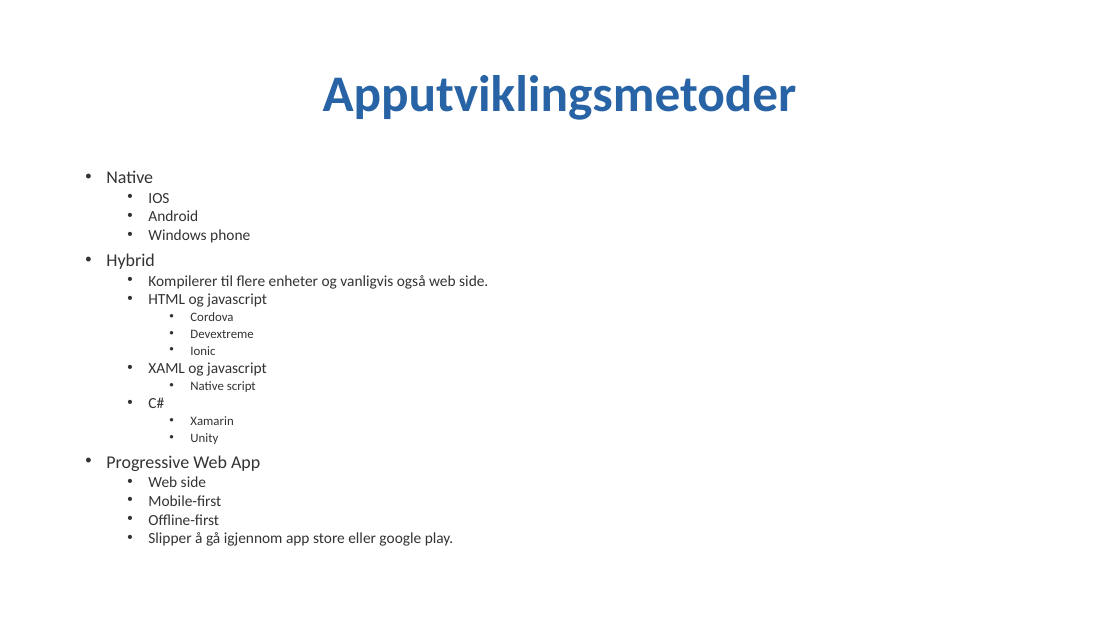
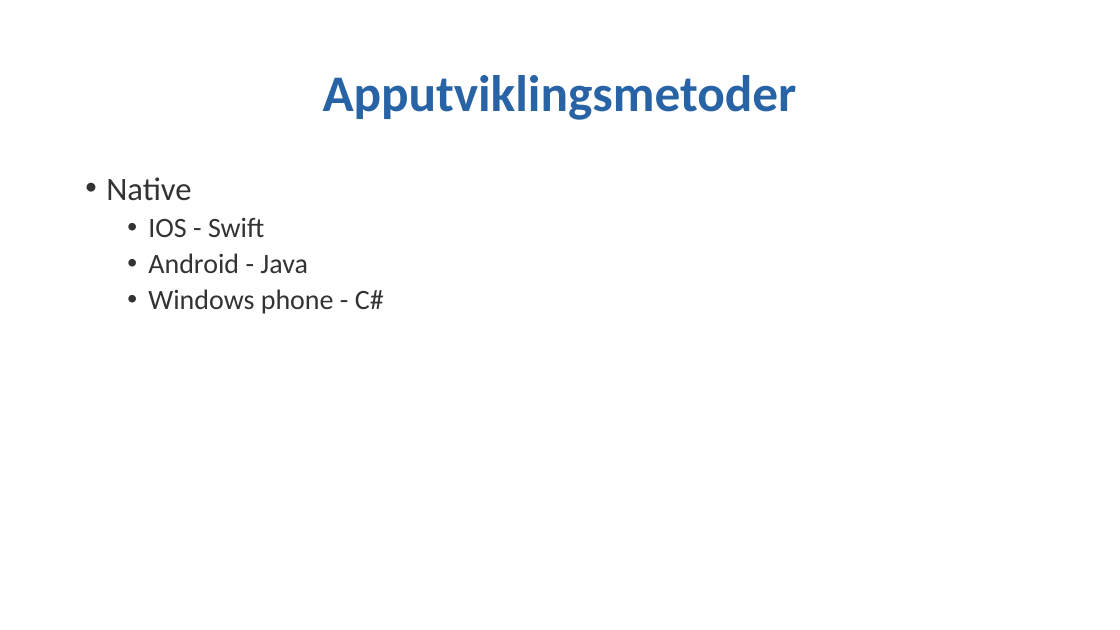
Before and after one commit to stiasta/foredrag, a slide deck: slide 6 of Ionic 2 workshop/Ionic 2 workshop.pptx. Drawn at 1120x630 pixels with LibreOffice and Linux fonts; fonts in the diff are those of the drawing; background and template pictures are left out. Boxes give left, top, right and bottom in pixels: in the first picture for what was removed or moved away, otherwise in the second. Text is boxed around its words. In the diff, an @@ line names an element or a change of style, - is before the commit and + after.

```diff
--- a/Ionic 2 workshop/Ionic 2 workshop.pptx
+++ b/Ionic 2 workshop/Ionic 2 workshop.pptx
@@ text at box(106, 177, 191, 201): size 15.4 to 28 pt in "Native"; line spacing 0.7 to 0.9 @@
@@ text at box(148, 217, 384, 314): text changed; size 13.2 to 24 pt @@
-  • IOS
-  • Android
-  • Windows phone
-• Hybrid
-  • Kompilerer til flere enheter og vanligvis også web side.
-  • HTML og javascript
-    • Cordova
-    • Devextreme
-    • Ionic
-  • XAML og javascript
-    • Native script
-  • C#
-    • Xamarin
-    • Unity
-• Progressive Web App
-  • Web side
-  • Mobile-first
-  • Offline-first
-  • Slipper å gå igjennom app store eller google play.
+  • IOS - Swift
+  • Android - Java
+  • Windows phone - C#
```
Also in this commit, not shown: 12 other slides changed, 2 slides added, 2 other files.
